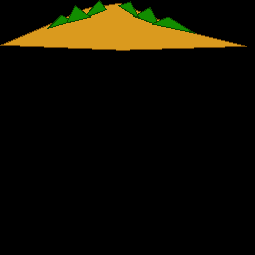
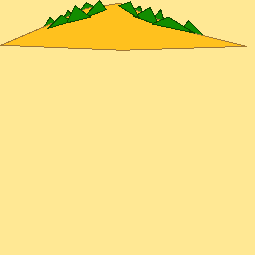
Layer changes from the first 255 × 255 image to the second:
renamed "Dune" to "Unnamed #17", painted on it over (x1=0, y1=3, x2=247, y2=51)
added group "Back Grass" with 6 layers above "Image" over (x1=43, y1=2, x2=206, y2=38)
added layer "Back Grass 6" in group "Back Grass" over (x1=180, y1=20, x2=206, y2=38)
added layer "Back Grass 5" in group "Back Grass" over (x1=153, y1=9, x2=165, y2=21)
added layer "Back Grass 4" in group "Back Grass" over (x1=133, y1=6, x2=143, y2=14)
added layer "Back Grass 3" in group "Back Grass" over (x1=78, y1=2, x2=97, y2=13)
added layer "Back Grass 2" in group "Back Grass" over (x1=62, y1=10, x2=72, y2=18)
added layer "Back Grass 1" in group "Back Grass" over (x1=43, y1=17, x2=57, y2=28)
painted on "#1" over (x1=0, y1=0, x2=255, y2=255)